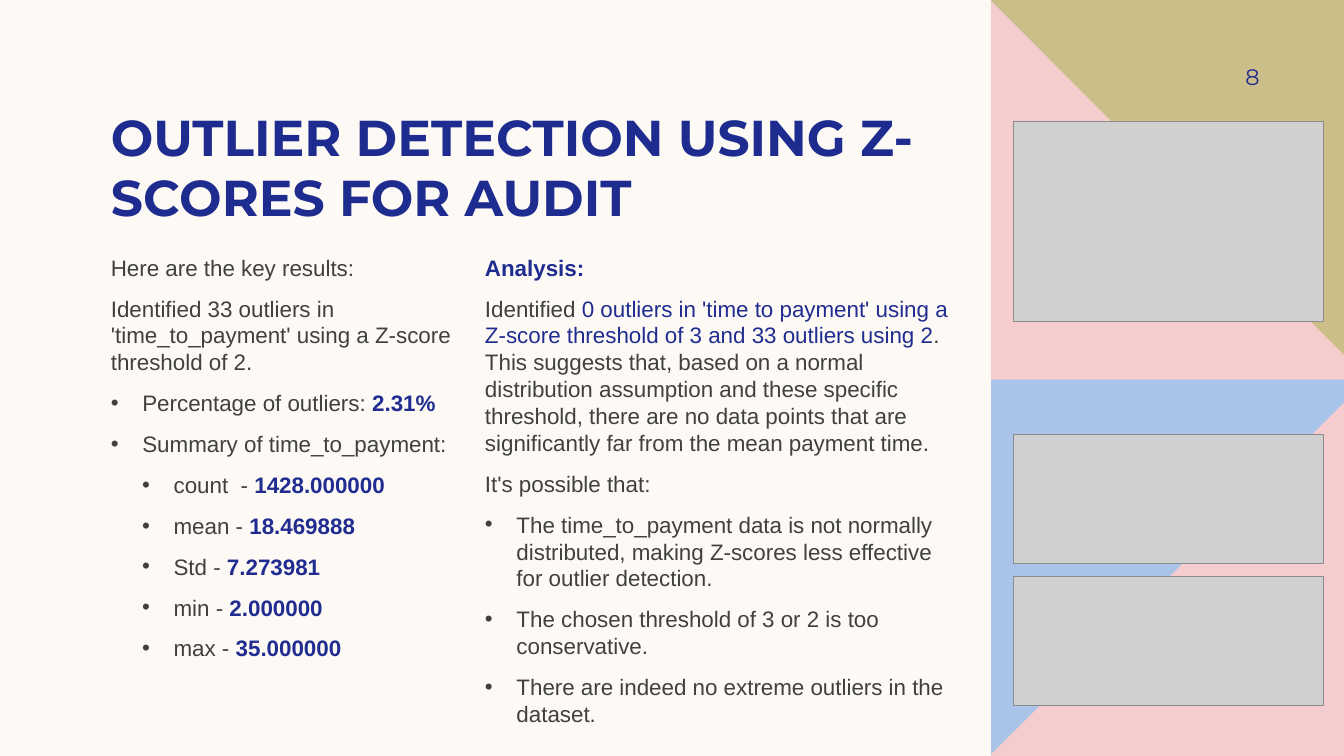
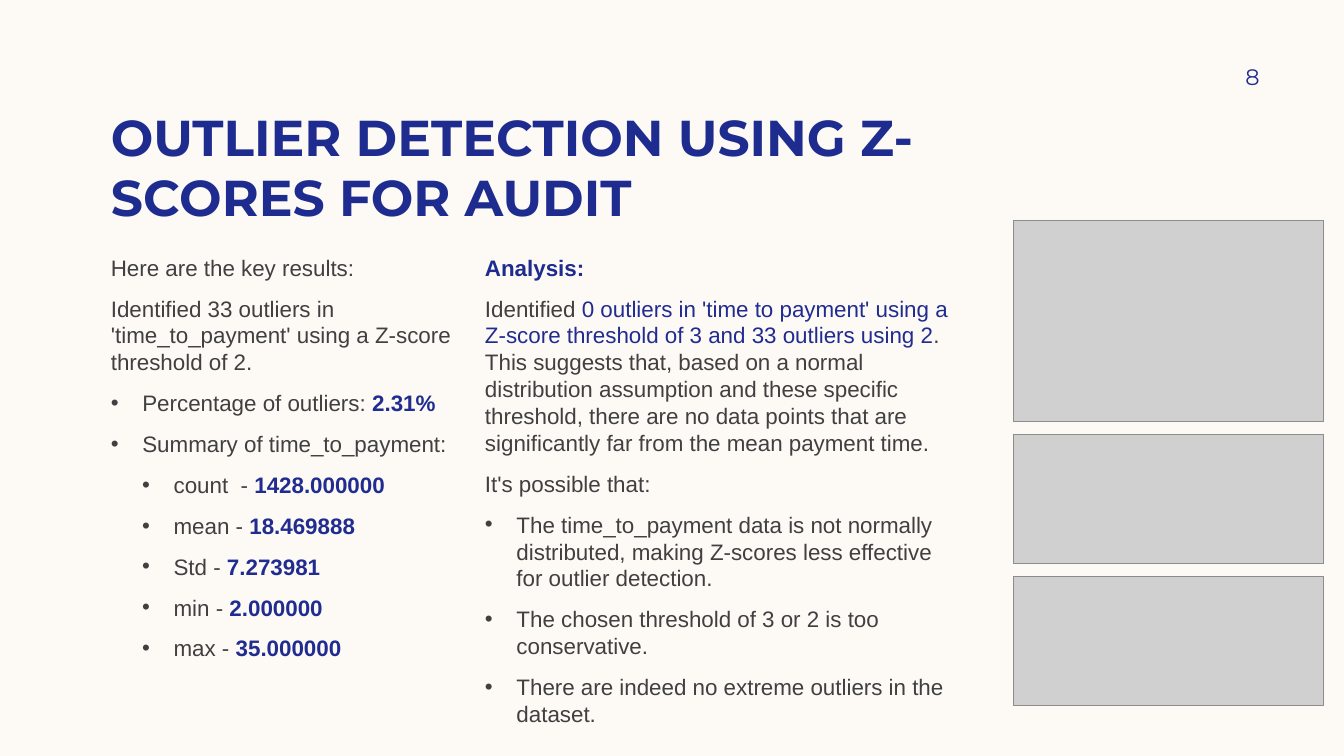
Before and after one commit to bsharma06/bupa_case_study, a slide deck: slide 8 of docs/presentation_v1.0.pptx. Drawn at 1344x756 pixels with LibreOffice and Linux fonts; fonts in the diff are those of the drawing; grey boxes stand for pictures. Boxes give left, top, right and bottom in pixels: in the first picture for what was removed or moved away, otherwise in the second. Text is boxed around its words. In the diff, an @@ line names an element or a change of style, - is before the commit and + after.

```diff
--- a/docs/presentation_v1.0.pptx
+++ b/docs/presentation_v1.0.pptx
@@ freeform shape removed at [991, 0, 1344, 379] @@
@@ freeform shape removed at [991, 1, 1344, 380] @@
@@ picture: place and size @@
-picture at [1013, 121, 1324, 322]
+picture at [1013, 221, 1324, 421]
@@ freeform shape removed at [991, 378, 1344, 756] @@
@@ freeform shape removed at [991, 403, 1344, 756] @@
```
Also in this commit, not shown: 2 other slides changed, 2 slides added, 4 other files.
